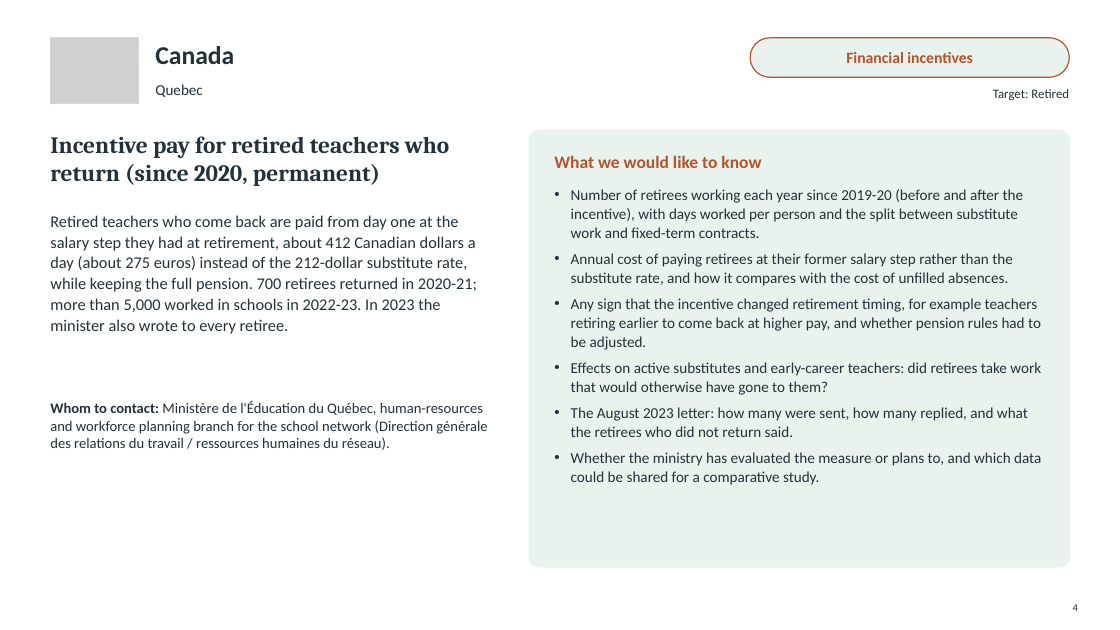
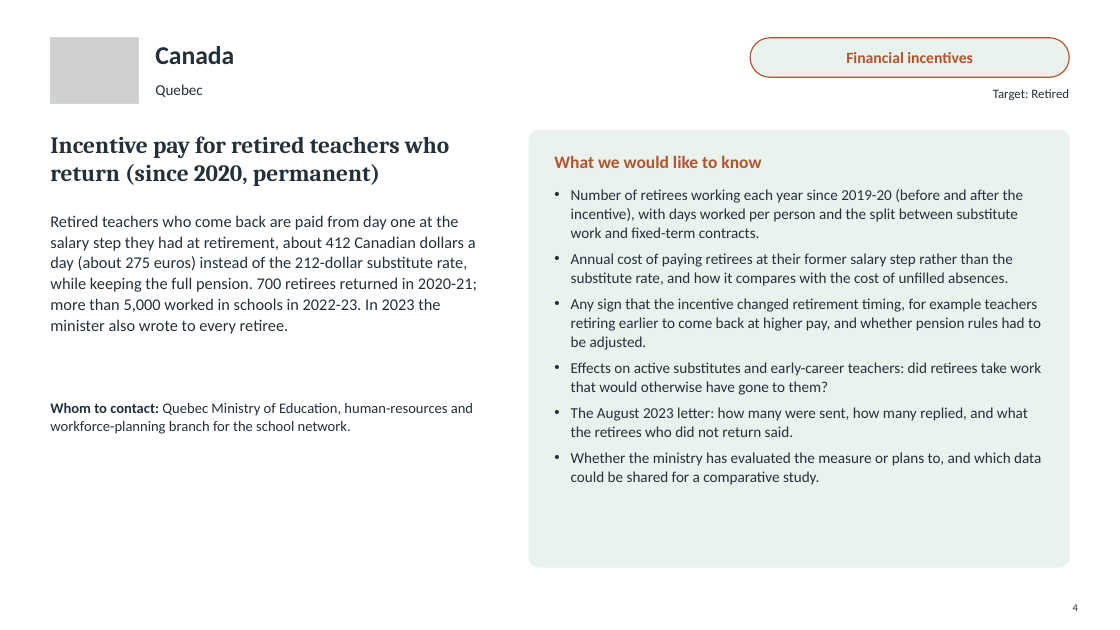
Before and after one commit to jedr1-ship-it/Alternative-Pathways----Quant, a slide deck: slide 4 of policies/Three_countries_to_contact.pptx. Drawn at 1120x630 pixels with LibreOffice and Linux fonts; fonts in the diff are those of the drawing; grey boxes stand for pictures. Boxes give left, top, right and bottom in pixels: in the first picture for what was removed or moved away, otherwise in the second. Text is boxed around its words. In the diff, an @@ line names an element or a change of style, - is before the commit and + after.

```diff
--- a/policies/Three_countries_to_contact.pptx
+++ b/policies/Three_countries_to_contact.pptx
@@ text at [50, 402, 473, 434]: text changed @@
-Whom to contact: Ministère de l'Éducation du Québec, human-resources and workforce planning branch for the school network (Direction générale des relations du travail / ressources humaines du réseau).
+Whom to contact: Quebec Ministry of Education, human-resources and workforce-planning branch for the school network.
```
Also in this commit, not shown: 1 other slide changed, 2 other files.
